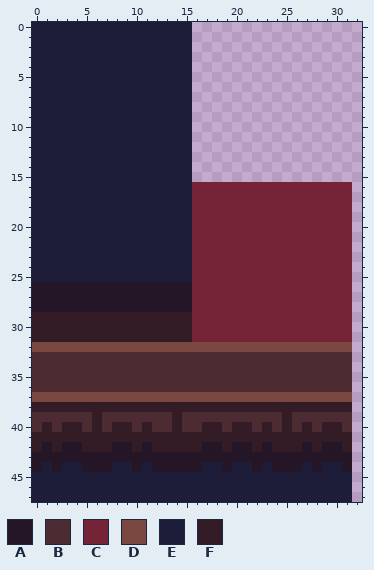
One commit to this pixel-art file: Assets/Sprites/Tiles.aseprite. Above, as it was before the edit.
64x48 pixels, 1 frame. Shown: x 0..32, y 0..47.
Palette (. is transparent): A #241527  B #4d2b32  C #752438  D #7a4841  E #1e1d39  F #341c27
Now the later version:
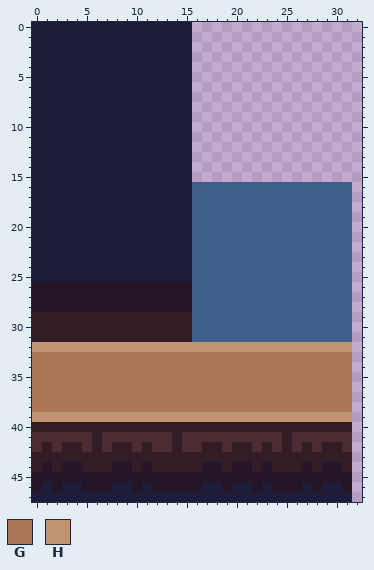
Colours new in this view: G #ad7757  H #c09473
Difference:
colour C: #752438 -> #3c5e8b
Changed rows in their new state; - is a pixel that keeps its letter.
first column x 0:
32 HHHHHHHHHHHHHHHHHHHHHHHHHHHHHHHH
33 GGGGGGGGGGGGGGGGGGGGGGGGGGGGGGGG
34 GGGGGGGGGGGGGGGGGGGGGGGGGGGGGGGG
35 GGGGGGGGGGGGGGGGGGGGGGGGGGGGGGGG
36 GGGGGGGGGGGGGGGGGGGGGGGGGGGGGGGG
37 GGGGGGGGGGGGGGGGGGGGGGGGGGGGGGGG
38 GGGGGGGGGGGGGGGGGGGGGGGGGGGGGGGG
39 HHHHHHHHHHHHHHHHHHHHHHHHHHHHHHHH
40 F-F--F-F--F-FF-FF--F--F-F-F-F--F
41 BBBBBB-BBBBBBB-BBBBBBBBBB-BBBBBB
42 BFBFFB-BFFBFBB-BBFFBFFBFB-BFBFFB
43 FFFFFFFFFFFFFFFFFFFFFFFFFFFFFFFF
44 FAFAAFFFAAFAFFFFFAAFAAFAFFFAFAAF
45 AAAAAAAAAAAAAAAAAAAAAAAAAAAAAAAA
46 A-A--AAA--A-AAAAA--A--A-AAA-A--A
